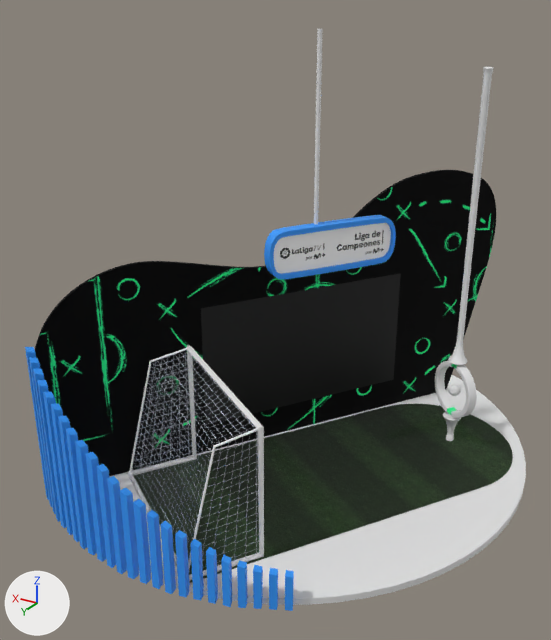
What one commit did to the Blender file MovistarExperience/MovistarUniverse/SM_Corner_MovistarDeportes/SM_Corner_MovistarDeportes.blend.
Rendered twice from a 50 mm lens placed at (1.57, 5.89, 7.53), pointed at (7.55, -4.08, 2.55). The lights are fixed; the arrows at lower left show +X, +Y and +Z.

The scene before the commit, as lines of its bpy script (objects in view):
```python
ob_cerramiento = bpy.data.objects.new('Cerramiento', me_circle_013)
ob_cerramiento.parent = ob_sm_corner_movistardeportes
ob_cerramiento.location = (7.618, -4.596, 0.0)
ob_cerramiento.rotation_euler = (1.571, 0.0, -0.622)  # degrees (90, 0, -36)
ob_fondo = bpy.data.objects.new('Fondo', me_circle)
ob_fondo.parent = ob_sm_corner_movistardeportes
ob_fondo.location = (7.618, -4.596, 0.457)
ob_fondo.rotation_euler = (2.151, 1.571, 0.0)  # degrees (123, 90, 0)
ob_porteria_red = bpy.data.objects.new('porteria-red', me_cube_007)
ob_porteria_red.parent = ob_sm_corner_movistardeportes
ob_porteria_red.location = (7.453, -5.628, 0.000354)
ob_porteria_red.rotation_euler = (1.571, 0.0, -0.58)  # degrees (90, 0, -33)
ob_porteria_red.scale = (1.31, 1.31, 1.31)
# also in view: 'shooter01' at (4.98, -5.9, 1.14); 'porteria-arco' at (7.71, -1.78, 1.17); 'porteria-soporte' at (7.71, -1.77, 1.19); 'shooter02' at (4.98, -5.9, 4.09); 'logo' at (6.66, -4.32, 3.89)
```
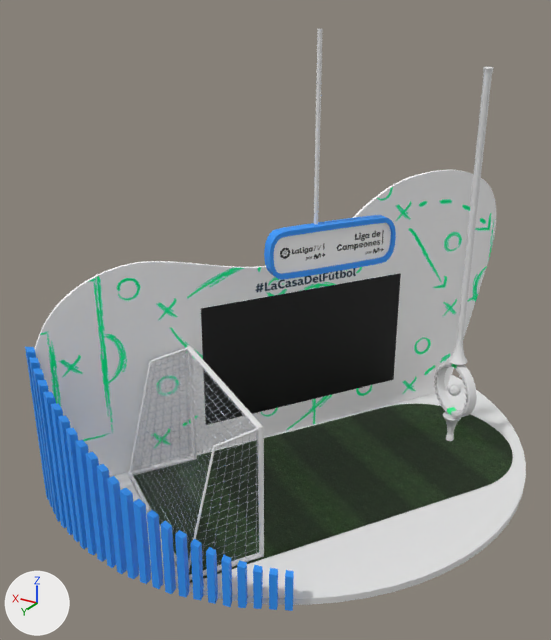
What differs and where, as boxes [x1, y1, x2, y2] in the pictures (551 x 640 px):
'Fondo', surface changed (black to grey): [35, 170, 496, 476] in both

The change, as a diff of the scene's bpy script:
```diff
--- a/MovistarExperience/MovistarUniverse/SM_Corner_MovistarDeportes/SM_Corner_MovistarDeportes.blend.py
+++ b/MovistarExperience/MovistarUniverse/SM_Corner_MovistarDeportes/SM_Corner_MovistarDeportes.blend.py
@@ img_t_deportes03_bc_2_png @@
+img_t_deportes03_bc_2_png = load_image('T_Deportes03_BC_2.png', 'T_Deportes03_BC_2.png', 4096, 4096, 'sRGB')
@@ mat_m_deportes03 @@
 mat_m_deportes03 = principled_material('M_Deportes03')
-mat_m_deportes03.texture = img_t_deportes03_bc_png
+mat_m_deportes03.texture = img_t_deportes03_bc_2_png
 mat_m_deportes03.roughness = 0.859
```
